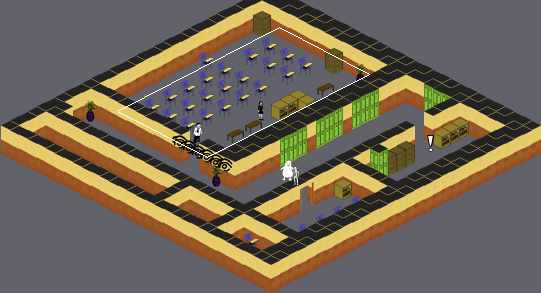
Tiled map -- data/tutorial01.tmx. The picture above shows the old version from afar; the outline marks the close-up.
Close-up. First the earlier version:
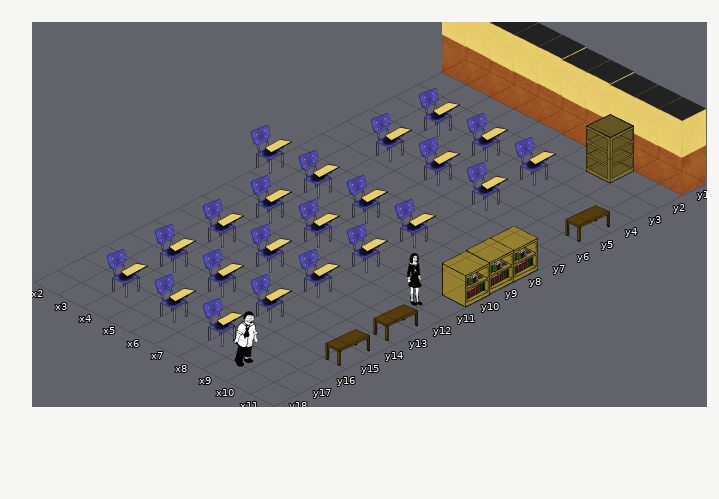
Cells are 250x129 px. Isometric: x runs down to the right, y down to the left. Shown: x 2..11, y 1..18. Not drawn, because the pictures are missing: unchanged layer "background_layer".
New version:
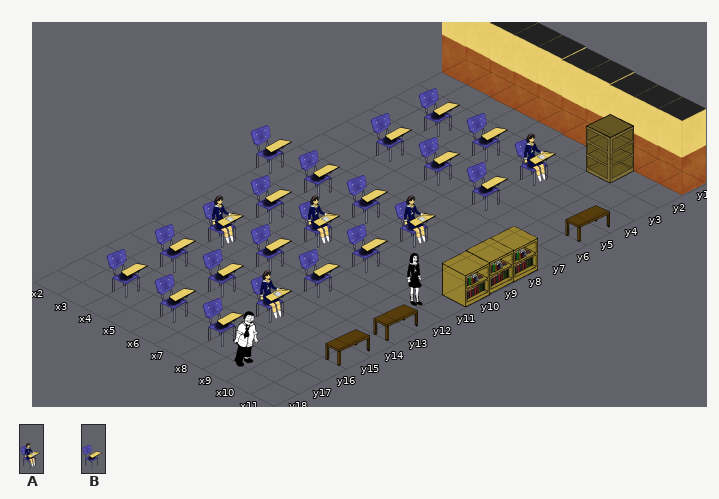
Key: from "walls250x512_2": A 5; from "walls_image": B 5.
_ is an empty cell.
What changed:
{"where": "layer \"walls_layer\""}
{"y":4,"x":8,"old":"B","new":"A"}
{"y":9,"x":8,"old":"B","new":"A"}
{"y":11,"x":6,"old":"B","new":"A"}
{"y":13,"x":4,"old":"B","new":"A"}
{"y":15,"x":8,"old":"B","new":"A"}
{"label":"changed","picture_box":[523,133,552,182]}
{"label":"changed","picture_box":[211,195,336,319]}
{"label":"changed","picture_box":[403,195,432,244]}
